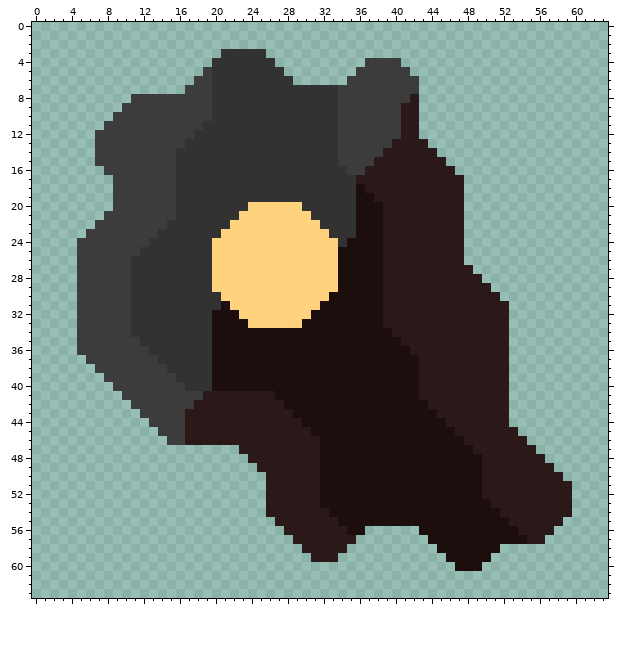
Two states of a pixel-art sprite, sprites/sectors/sector-astralis-mineshaft.png. That is the earlier state.
The file is 64x64 pixels. Colours within 5 levels of each other are drawn and written as one.
And afterwards:
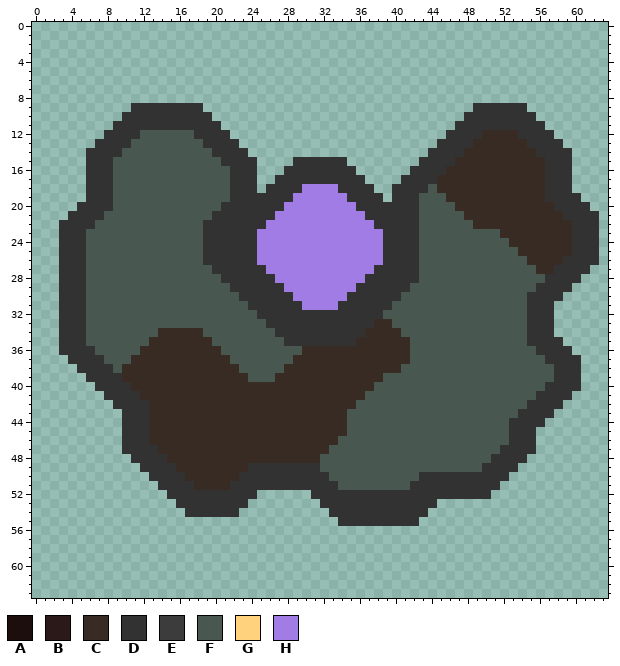
Palette (. is transparent): A #1d0e0e  B #2b1919  C #372b23  D #323232  E #3c3c3c  F #485851  G #ffd27e  H #a27ce5
From old to new:
Changed rows in their new state; - is an unchanged pixel.
first column x 3:
 3 ------------------.....-------------------------------------
 4 -----------------.......----------....----------------------
 5 ----------------.........--------......---------------------
 6 ---------------...........------........--------------------
 7 --------------..........................--------------------
 8 --------................................--------------------
 9 -------.DDDDDDDD........................------DDDDDD--------
10 ------.DDDDDDDDDD.......................-----DDDDDDDD-------
11 -----.DDDDDDDDDD--......................----DDDDDDDDDD------
12 ----.DDDDFFFFFF----.....................---DDDDCCCCDDDD-----
13 ----DDDDFFFFFFFF----.....................-DDDDCCCCCCDDDD----
14 ---DDDDFFFFFFFFFF----....................DDDDCCCCCCCCDDDD---
15 ---DDDFFFFFFFFFFFF----....-----D........DDDDCCCCCCCCCCDDD---
16 ---DDDFFFFFFFFFFFFF---...-------D......DDDDCCCCCCCCCCCDDD---
17 ---DDDFFFFFFFFFFFFF---..---------D....DDDDCCCCCCCCCCCCDDD---
18 ---DDDFFFFFFFFFFFFF---.----HHHH--DD..DDDDFCCCCCCCCCCCCDDD---
19 ---DDDFFFFFFFFFFFFF-------HHHHHH-DDD.DDDFFFCCCCCCCCCCCDDDD--
20 --DDDDFFFFFFFFFFFF---DDDDHHHHHHHHDDDDDDDFFFFCCCCCCCCCCCDDDD-
21 -DDDDFFFFFFFFFFFF---DDDDHHHHHHHHHHDDDDDDFFFFFCCCCCCCCCCCDDDD
22 DDDDFFFFFFFFFFFF---DDDDHHHHHHHHHHHHDDDDDFFFFFFCCCCCCCCCCCDDD
23 DDDFFFFFFFFFFFFF--DDDDHHHHHHHHHHHHHHDDDDFFFFFFFFFCCCCCCCCDDD
24 DDDFFFFFFFFFFFFF-DDDDDHHHHHHHHHHHHHHDDDDFFFFFFFFFFCCCCCCCDDD
25 DDDFFFFFFFFFFFFF-DDDDDHHHHHHHHHHHHHHDDDDFFFFFFFFFFFCCCCCCDDD
26 DDDFFFFFFFFFFFFF-DDDDDHHHHHHHHHHHHHHDDDDFFFFFFFFFFFFCCCCDDDD
27 DDDFFFFFFFFFFFFFFDDDDDDHHHHHHHHHHHHDDDDDFFFFFFFFFFFFFCCDDDD-
28 DDDFFFFFFFFFFFFFFFDDDDDDHHHHHHHHHHDDDDDDFFFFFFFFFFFFFFDDDD--
29 DDDFFFFFFFFFFFFFFFFDDDDDDHHHHHHHHDDDDDDFFFFFFFFFFFFFFDDDD---
30 DDDFFFFFFFFFFFFFFFFFDDDDDDHHHHHHDDDDDDFFFFFFFFFFFFFFDDDD----
31 DDDFFFFFFFFFFFFFFFFFFDDDDDDHHHHDDDDDDFFFFFFFFFFFFFFFDDD-----
32 DDDFFFFFFFFFFFFFFFFFFFDDDDDDDDDDDDDDFFFFFFFFFFFFFFFFDDD-----
33 DDDFFFFFFFFFFFFFFFFFFFFDDDDDDDDDDDDCCFFFFFFFFFFFFFFFDDD-----
34 DDDFFFFFFFFCCCCCFFFFFFFFDDDDDDDDDDCCCCFFFFFFFFFFFFFFDDD-----
35 DDDFFFFFFFCCCCCCCFFFFFFFFDDDDDDDDCCCCCCFFFFFFFFFFFFFDDDD----
36 DDDDFFFFFCCCCCCCCCFFFFFFFFFCCCCCCCCCCCCFFFFFFFFFFFFFFDDDD---
37 -DDDDFFFCCCCCCCCCCCFFFFFFFCCCCCCCCCCCCCFFFFFFFFFFFFFFFDDDD--
38 --DDDDFCCCCCCCCCCCCCFFFFFCCCCCCCCCCCCCFFFFFFFFFFFFFFFFFDDD--
39 ---DDDDCCCCCCCCCCCCCCFFFCCCCCCCCCCCCFFFFFFFFFFFFFFFFFFFDDD--
40 ----DDDDCCCCCCCCCCCCCCCCCCCCCCCCCCCFFFFFFFFFFFFFFFFFFFDDDD--
41 -----DDDDCCCCCCCCCCCCCCCCCCCCCCCCCFFFFFFFFFFFFFFFFFFFDDDD---
42 ------DDDDCCCCCCCCCCCCCCCCCCCCCCCFFFFFFFFFFFFFFFFFFFDDDD----
43 -------DDDCCCCCCCCCCCCCCCCCCCCCCFFFFFFFFFFFFFFFFFFFDDDD-----
44 -------DDDCCCCCCCCCCCCCCCCCCCCCCFFFFFFFFFFFFFFFFFFDDDD------
45 -------DDDCCCCCCCCCCCCCCCCCCCCCCFFFFFFFFFFFFFFFFFFDDD-------
46 -------DDDCCCCCCCCCCCCCCCCCCCCCFFFFFFFFFFFFFFFFFFFDDD-------
47 -------DDDDCCCCCCCCCCCCCCCCCCCFFFFFFFFFFFFFFFFFFFDDDD-------
48 --------DDDDCCCCCCCCCCCCCCCCCFFFFFFFFFFFFFFFFFFFDDDD..------
49 ---------DDDDCCCCCCCCDDDDDDDDFFFFFFFFFFFFFFFFFFDDDD....-----
50 ----------DDDDCCCCCCDDDDDDDDDDFFFFFFFFFFDDDDDDDDDD......----
51 -----------DDDDCCCCDDDDDDDDDDDDFFFFFFFFDDDDDDDDDD........---
52 ------------DDDDDDDDDD-.....DDDDDDDDDDDDDDDDDDDD.........---
53 -------------DDDDDDDD--......DDDDDDDDDDDDD...............---
54 --------------DDDDDD---.......DDDDDDDDDDD................---
55 ------------------------.......DDDDDDDDD................----
56 -------------------------.........------...............-----
57 --------------------------.......--------.............------
58 ---------------------------.....----------.......-----------
59 ----------------------------...------------.....------------
60 --------------------------------------------...-------------
